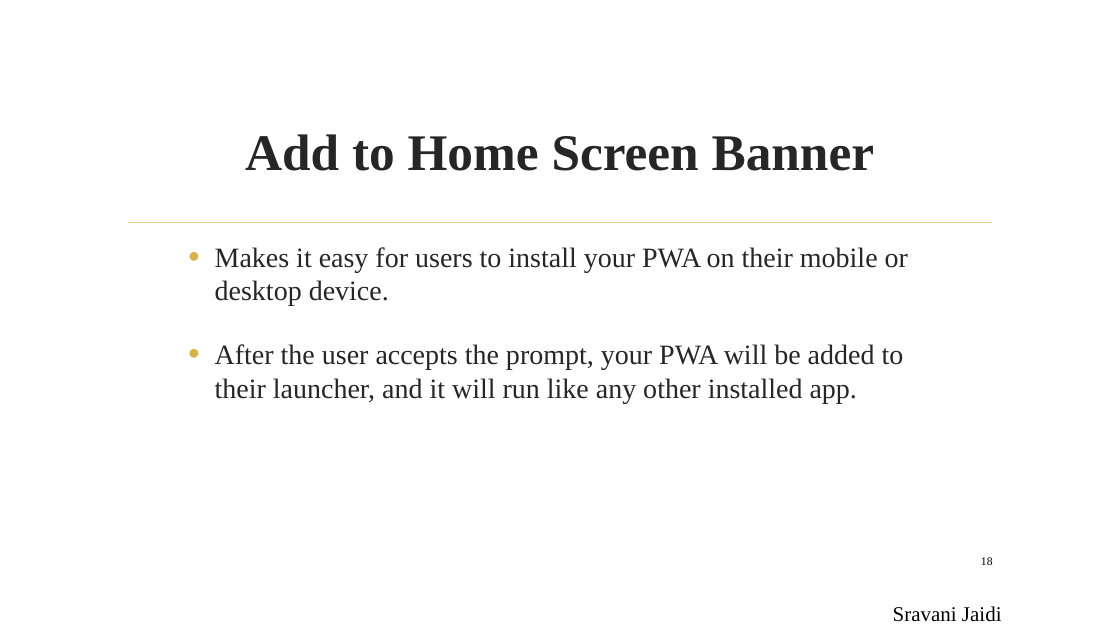
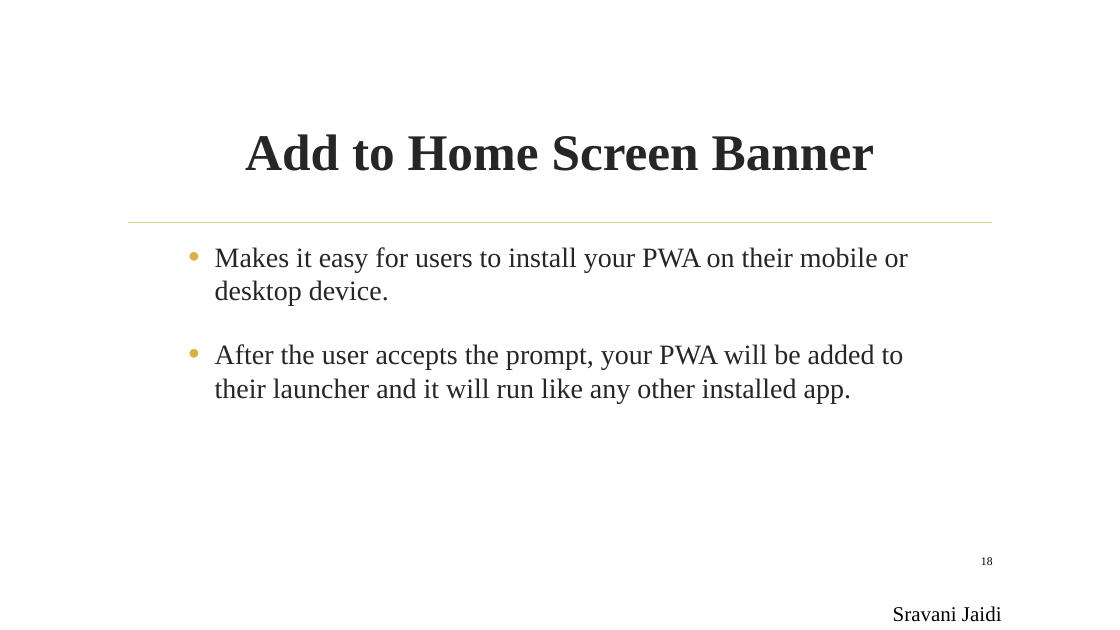
Before and after one commit to Sravani537520/WrokshopOnPWA, a slide deck: slide 18 of pptOnPWA.pptx. Drawn at 1120x630 pixels with LibreOffice and Linux fonts; fonts in the diff are those of the drawing; background and template pictures are left out. Boxes give left, top, right and bottom in pixels: in the first picture for what was removed or moved away, otherwise in the second. Text is boxed around its words. In the diff, an @@ line names an element or a change of style, - is before the commit and + after.

```diff
--- a/pptOnPWA.pptx
+++ b/pptOnPWA.pptx
@@ text at bbox=[215, 344, 904, 403]: text changed @@
-• After the user accepts the prompt, your PWA will be added to their launcher, and it will run like any other installed app.
+• After the user accepts the prompt, your PWA will be added to their launcher and it will run like any other installed app.
```
Also in this commit, not shown: 13 other slides changed, 1 slide added, 1 slide removed.
